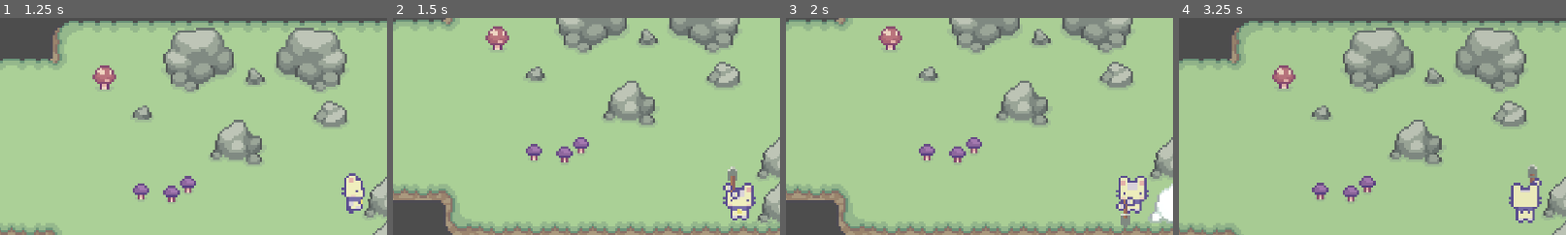
Above: before the commit, frames 1-4 (left to right).
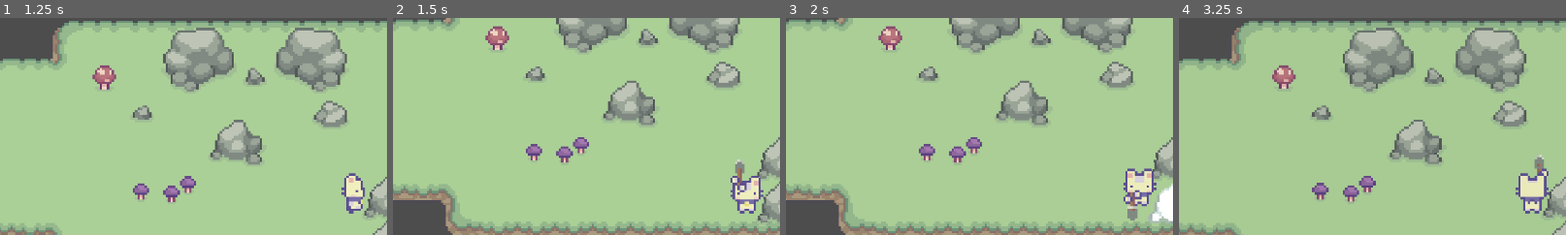
Above: after the commit, the same moments.

Repository: AntGa/GWJ71AntGa
Game: Godot game, scene res://scenes/global/World.tscn
Same seed, same stepped clock (60 frames per second), same inputs: the game is played once before the commit and once after it.
Inputs (mouse positions are % of the whole screen's width and height, from its top left):
- Up to frame 1 (1.25 s): tap Enter at 0.5 s; move the mouse to (72, 45) at 0.52 s; hold D (ui_right) from 0.53 s (still down); tap E (interact) at 0.6 s; click (72, 45) at 0.67 s
- Up to frame 2 (1.5 s): move the mouse to (30, 55) at 1.27 s; release D (ui_right) at 1.28 s; hold S (ui_down) from 1.28 s (still down); tap Space (mine) at 1.35 s
- Up to frame 3 (2 s): keep holding S (ui_down)
- Up to frame 4 (3.25 s): move the mouse to (60, 28) at 2.02 s; release S (ui_down) at 2.03 s; hold D (ui_right) 2.03-2.78 s; tap E (interact) at 2.1 s; move the mouse to (45, 70) at 2.77 s; hold W (ui_up) from 2.78 s (still down); tap Space (mine) at 2.85 s; click (45, 70) at 2.92 s
The pictures show only the part of the screen within x 4-54%, y 9-59%; the shares and areas given below are measured in that part.

Frame 1 is identical in both runs. In frame 2, 1.7% of the frame differs, in the area x 85-96%, y 65-94%; in frame 3, 1.7%; in frame 4, 1.7%, in the area x 85-96%, y 62-95%.

Commit message:
Reimport sprites

Diff:
--- a/scenes/objects/Player.tscn
+++ b/scenes/objects/Player.tscn
@@ -138,133 +138,133 @@
 atlas = ExtResource("2_efehx")
 region = Rect2(352, 63, 16, 18)
 
-[sub_resource type="AtlasTexture" id="AtlasTexture_x7cru"]
-atlas = ExtResource("2_efehx")
-region = Rect2(15, 582, 24, 30)
-
-[sub_resource type="AtlasTexture" id="AtlasTexture_h2swa"]
-atlas = ExtResource("2_efehx")
-region = Rect2(63, 582, 24, 30)
-
-[sub_resource type="AtlasTexture" id="AtlasTexture_cwqoe"]
-atlas = ExtResource("2_efehx")
-region = Rect2(111, 582, 24, 30)
-
-[sub_resource type="AtlasTexture" id="AtlasTexture_cy7yu"]
-atlas = ExtResource("2_efehx")
-region = Rect2(159, 582, 24, 30)
-
-[sub_resource type="AtlasTexture" id="AtlasTexture_sy2sf"]
-atlas = ExtResource("2_efehx")
-region = Rect2(207, 582, 24, 30)
-
-[sub_resource type="AtlasTexture" id="AtlasTexture_8h7cr"]
-atlas = ExtResource("2_efehx")
-region = Rect2(255, 582, 24, 30)
-
-[sub_resource type="AtlasTexture" id="AtlasTexture_xf6sd"]
-atlas = ExtResource("2_efehx")
-region = Rect2(303, 582, 24, 30)
-
-[sub_resource type="AtlasTexture" id="AtlasTexture_gnvgn"]
-atlas = ExtResource("2_efehx")
-region = Rect2(351, 582, 24, 30)
-
-[sub_resource type="AtlasTexture" id="AtlasTexture_kw4eh"]
-atlas = ExtResource("2_efehx")
-region = Rect2(10, 727, 24, 26)
-
-[sub_resource type="AtlasTexture" id="AtlasTexture_5cl6q"]
-atlas = ExtResource("2_efehx")
-region = Rect2(58, 727, 24, 26)
-
-[sub_resource type="AtlasTexture" id="AtlasTexture_st4uj"]
-atlas = ExtResource("2_efehx")
-region = Rect2(106, 727, 24, 26)
-
-[sub_resource type="AtlasTexture" id="AtlasTexture_fvk3n"]
-atlas = ExtResource("2_efehx")
-region = Rect2(154, 727, 24, 26)
-
-[sub_resource type="AtlasTexture" id="AtlasTexture_jjmi2"]
-atlas = ExtResource("2_efehx")
-region = Rect2(202, 727, 24, 26)
-
-[sub_resource type="AtlasTexture" id="AtlasTexture_k4u33"]
-atlas = ExtResource("2_efehx")
-region = Rect2(250, 727, 24, 26)
-
-[sub_resource type="AtlasTexture" id="AtlasTexture_hn0f4"]
-atlas = ExtResource("2_efehx")
-region = Rect2(298, 727, 24, 26)
-
-[sub_resource type="AtlasTexture" id="AtlasTexture_tk11k"]
-atlas = ExtResource("2_efehx")
-region = Rect2(346, 727, 24, 26)
-
-[sub_resource type="AtlasTexture" id="AtlasTexture_vueou"]
-atlas = ExtResource("2_efehx")
-region = Rect2(15, 677, 24, 28)
-
-[sub_resource type="AtlasTexture" id="AtlasTexture_c45w0"]
-atlas = ExtResource("2_efehx")
-region = Rect2(63, 677, 24, 28)
-
-[sub_resource type="AtlasTexture" id="AtlasTexture_v6jru"]
-atlas = ExtResource("2_efehx")
-region = Rect2(111, 677, 24, 28)
-
-[sub_resource type="AtlasTexture" id="AtlasTexture_gdi77"]
-atlas = ExtResource("2_efehx")
-region = Rect2(159, 677, 24, 28)
-
-[sub_resource type="AtlasTexture" id="AtlasTexture_byjse"]
-atlas = ExtResource("2_efehx")
-region = Rect2(207, 677, 24, 28)
-
-[sub_resource type="AtlasTexture" id="AtlasTexture_opxix"]
-atlas = ExtResource("2_efehx")
-region = Rect2(255, 677, 24, 28)
-
-[sub_resource type="AtlasTexture" id="AtlasTexture_3mhph"]
-atlas = ExtResource("2_efehx")
-region = Rect2(303, 677, 24, 28)
-
-[sub_resource type="AtlasTexture" id="AtlasTexture_d03iu"]
-atlas = ExtResource("2_efehx")
-region = Rect2(351, 677, 24, 28)
-
-[sub_resource type="AtlasTexture" id="AtlasTexture_2mget"]
-atlas = ExtResource("2_efehx")
-region = Rect2(15, 630, 24, 28)
-
-[sub_resource type="AtlasTexture" id="AtlasTexture_q340t"]
-atlas = ExtResource("2_efehx")
-region = Rect2(63, 630, 24, 28)
-
-[sub_resource type="AtlasTexture" id="AtlasTexture_8h26f"]
-atlas = ExtResource("2_efehx")
-region = Rect2(111, 630, 24, 28)
-
-[sub_resource type="AtlasTexture" id="AtlasTexture_dyt0p"]
-atlas = ExtResource("2_efehx")
-region = Rect2(159, 630, 24, 28)
-
-[sub_resource type="AtlasTexture" id="AtlasTexture_rxqfe"]
-atlas = ExtResource("2_efehx")
-region = Rect2(207, 630, 24, 28)
-
-[sub_resource type="AtlasTexture" id="AtlasTexture_6v10d"]
-atlas = ExtResource("2_efehx")
-region = Rect2(255, 630, 24, 28)
-
-[sub_resource type="AtlasTexture" id="AtlasTexture_s5slk"]
-atlas = ExtResource("2_efehx")
-region = Rect2(303, 630, 24, 28)
-
-[sub_resource type="AtlasTexture" id="AtlasTexture_7bmq2"]
-atlas = ExtResource("2_efehx")
-region = Rect2(351, 630, 24, 28)
+[sub_resource type="AtlasTexture" id="AtlasTexture_aculo"]
+atlas = ExtResource("2_efehx")
+region = Rect2(0, 576, 48, 48)
+
+[sub_resource type="AtlasTexture" id="AtlasTexture_y47l8"]
+atlas = ExtResource("2_efehx")
+region = Rect2(48, 576, 48, 48)
+
+[sub_resource type="AtlasTexture" id="AtlasTexture_2dtay"]
+atlas = ExtResource("2_efehx")
+region = Rect2(96, 576, 48, 48)
+
+[sub_resource type="AtlasTexture" id="AtlasTexture_irlqw"]
+atlas = ExtResource("2_efehx")
+region = Rect2(144, 576, 48, 48)
+
+[sub_resource type="AtlasTexture" id="AtlasTexture_hlopj"]
+atlas = ExtResource("2_efehx")
+region = Rect2(192, 576, 48, 48)
+
+[sub_resource type="AtlasTexture" id="AtlasTexture_lpeau"]
+atlas = ExtResource("2_efehx")
+region = Rect2(240, 576, 48, 48)
+
+[sub_resource type="AtlasTexture" id="AtlasTexture_n8k40"]
+atlas = ExtResource("2_efehx")
+region = Rect2(288, 576, 48, 48)
+
+[sub_resource type="AtlasTexture" id="AtlasTexture_ivuhj"]
+atlas = ExtResource("2_efehx")
+region = Rect2(336, 576, 48, 48)
+
+[sub_resource type="AtlasTexture" id="AtlasTexture_v24qv"]
+atlas = ExtResource("2_efehx")
+region = Rect2(0, 720, 48, 48)
+
+[sub_resource type="AtlasTexture" id="AtlasTexture_qoi4f"]
+atlas = ExtResource("2_efehx")
+region = Rect2(48, 720, 48, 48)
+
+[sub_resource type="AtlasTexture" id="AtlasTexture_v4obg"]
+atlas = ExtResource("2_efehx")
+region = Rect2(96, 720, 48, 48)
+
+[sub_resource type="AtlasTexture" id="AtlasTexture_b1l7k"]
+atlas = ExtResource("2_efehx")
+region = Rect2(144, 720, 48, 48)
+
+[sub_resource type="AtlasTexture" id="AtlasTexture_d1wka"]
+atlas = ExtResource("2_efehx")
+region = Rect2(192, 720, 48, 48)
+
+[sub_resource type="AtlasTexture" id="AtlasTexture_e33y4"]
+atlas = ExtResource("2_efehx")
+region = Rect2(240, 720, 48, 48)
+
+[sub_resource type="AtlasTexture" id="AtlasTexture_vhl6g"]
+atlas = ExtResource("2_efehx")
+region = Rect2(288, 720, 48, 48)
+
+[sub_resource type="AtlasTexture" id="AtlasTexture_atuko"]
+atlas = ExtResource("2_efehx")
+region = Rect2(336, 720, 48, 48)
+
+[sub_resource type="AtlasTexture" id="AtlasTexture_2eo5o"]
+atlas = ExtResource("2_efehx")
+region = Rect2(0, 672, 48, 48)
+
+[sub_resource type="AtlasTexture" id="AtlasTexture_a5jdb"]
+atlas = ExtResource("2_efehx")
+region = Rect2(48, 672, 48, 48)
+
+[sub_resource type="AtlasTexture" id="AtlasTexture_kmani"]
+atlas = ExtResource("2_efehx")
+region = Rect2(96, 672, 48, 48)
+
+[sub_resource type="AtlasTexture" id="AtlasTexture_uc8pp"]
+atlas = ExtResource("2_efehx")
+region = Rect2(144, 672, 48, 48)
+
+[sub_resource type="AtlasTexture" id="AtlasTexture_rq7xo"]
+atlas = ExtResource("2_efehx")
+region = Rect2(192, 672, 48, 48)
+
+[sub_resource type="AtlasTexture" id="AtlasTexture_sumsf"]
+atlas = ExtResource("2_efehx")
+region = Rect2(240, 672, 48, 48)
+
+[sub_resource type="AtlasTexture" id="AtlasTexture_xqk48"]
+atlas = ExtResource("2_efehx")
+region = Rect2(288, 672, 48, 48)
+
+[sub_resource type="AtlasTexture" id="AtlasTexture_0dcju"]
+atlas = ExtResource("2_efehx")
+region = Rect2(336, 672, 48, 48)
+
+[sub_resource type="AtlasTexture" id="AtlasTexture_pfrn5"]
+atlas = ExtResource("2_efehx")
+region = Rect2(0, 624, 48, 48)
+
+[sub_resource type="AtlasTexture" id="AtlasTexture_amncd"]
+atlas = ExtResource("2_efehx")
+region = Rect2(48, 624, 48, 48)
+
+[sub_resource type="AtlasTexture" id="AtlasTexture_7gl61"]
+atlas = ExtResource("2_efehx")
+region = Rect2(96, 624, 48, 48)
+
+[sub_resource type="AtlasTexture" id="AtlasTexture_rhufa"]
+atlas = ExtResource("2_efehx")
+region = Rect2(144, 624, 48, 48)
+
+[sub_resource type="AtlasTexture" id="AtlasTexture_ttrsq"]
+atlas = ExtResource("2_efehx")
+region = Rect2(192, 624, 48, 48)
+
+[sub_resource type="AtlasTexture" id="AtlasTexture_t1wxc"]
+atlas = ExtResource("2_efehx")
+region = Rect2(240, 624, 48, 48)
+
+[sub_resource type="AtlasTexture" id="AtlasTexture_1usdh"]
+atlas = ExtResource("2_efehx")
+region = Rect2(288, 624, 48, 48)
+
+[sub_resource type="AtlasTexture" id="AtlasTexture_kct3c"]
+atlas = ExtResource("2_efehx")
+region = Rect2(336, 624, 48, 48)
 
 [sub_resource type="AtlasTexture" id="AtlasTexture_jiq7a"]
 atlas = ExtResource("2_efehx")
@@ -514,28 +514,28 @@
 }, {
 "frames": [{
 "duration": 1.0,
-"texture": SubResource("AtlasTexture_x7cru")
-}, {
-"duration": 1.0,
-"texture": SubResource("AtlasTexture_h2swa")
-}, {
-"duration": 1.0,
-"texture": SubResource("AtlasTexture_cwqoe")
-}, {
-"duration": 1.0,
-"texture": SubResource("AtlasTexture_cy7yu")
-}, {
-"duration": 1.0,
-"texture": SubResource("AtlasTexture_sy2sf")
-}, {
-"duration": 1.0,
-"texture": SubResource("AtlasTexture_8h7cr")
-}, {
-"duration": 1.0,
-"texture": SubResource("AtlasTexture_xf6sd")
-}, {
-"duration": 1.0,
-"texture": SubResource("AtlasTexture_gnvgn")
+"texture": SubResource("AtlasTexture_aculo")
+}, {
+"duration": 1.0,
+"texture": SubResource("AtlasTexture_y47l8")
+}, {
+"duration": 1.0,
+"texture": SubResource("AtlasTexture_2dtay")
+}, {
+"duration": 1.0,
+"texture": SubResource("AtlasTexture_irlqw")
+}, {
+"duration": 1.0,
+"texture": SubResource("AtlasTexture_hlopj")
+}, {
+"duration": 1.0,
+"texture": SubResource("AtlasTexture_lpeau")
+}, {
+"duration": 1.0,
+"texture": SubResource("AtlasTexture_n8k40")
+}, {
+"duration": 1.0,
+"texture": SubResource("AtlasTexture_ivuhj")
 }],
 "loop": false,
 "name": &"PlayerMineDown",
@@ -543,28 +543,28 @@
 }, {
 "frames": [{
 "duration": 1.0,
-"texture": SubResource("AtlasTexture_kw4eh")
-}, {
-"duration": 1.0,
-"texture": SubResource("AtlasTexture_5cl6q")
-}, {
-"duration": 1.0,
-"texture": SubResource("AtlasTexture_st4uj")
-}, {
-"duration": 1.0,
-"texture": SubResource("AtlasTexture_fvk3n")
-}, {
-"duration": 1.0,
-"texture": SubResource("AtlasTexture_jjmi2")
-}, {
-"duration": 1.0,
-"texture": SubResource("AtlasTexture_k4u33")
-}, {
-"duration": 1.0,
-"texture": SubResource("AtlasTexture_hn0f4")
-}, {
-"duration": 1.0,
-"texture": SubResource("AtlasTexture_tk11k")
+"texture": SubResource("AtlasTexture_v24qv")
+}, {
+"duration": 1.0,
+"texture": SubResource("AtlasTexture_qoi4f")
+}, {
+"duration": 1.0,
+"texture": SubResource("AtlasTexture_v4obg")
+}, {
+"duration": 1.0,
+"texture": SubResource("AtlasTexture_b1l7k")
+}, {
+"duration": 1.0,
+"texture": SubResource("AtlasTexture_d1wka")
+}, {
+"duration": 1.0,
+"texture": SubResource("AtlasTexture_e33y4")
+}, {
+"duration": 1.0,
+"texture": SubResource("AtlasTexture_vhl6g")
+}, {
+"duration": 1.0,
+"texture": SubResource("AtlasTexture_atuko")
 }],
 "loop": false,
 "name": &"PlayerMineLeft",
@@ -572,28 +572,28 @@
 }, {
 "frames": [{
 "duration": 1.0,
-"texture": SubResource("AtlasTexture_vueou")
-}, {
-"duration": 1.0,
-"texture": SubResource("AtlasTexture_c45w0")
-}, {
-"duration": 1.0,
-"texture": SubResource("AtlasTexture_v6jru")
-}, {
-"duration": 1.0,
-"texture": SubResource("AtlasTexture_gdi77")
-}, {
-"duration": 1.0,
-"texture": SubResource("AtlasTexture_byjse")
-}, {
-"duration": 1.0,
-"texture": SubResource("AtlasTexture_opxix")
-}, {
-"duration": 1.0,
-"texture": SubResource("AtlasTexture_3mhph")
-}, {
-"duration": 1.0,
-"texture": SubResource("AtlasTexture_d03iu")
+"texture": SubResource("AtlasTexture_2eo5o")
+}, {
+"duration": 1.0,
+"texture": SubResource("AtlasTexture_a5jdb")
+}, {
+"duration": 1.0,
+"texture": SubResource("AtlasTexture_kmani")
+}, {
+"duration": 1.0,
+"texture": SubResource("AtlasTexture_uc8pp")
+}, {
+"duration": 1.0,
+"texture": SubResource("AtlasTexture_rq7xo")
+}, {
+"duration": 1.0,
+"texture": SubResource("AtlasTexture_sumsf")
+}, {
+"duration": 1.0,
+"texture": SubResource("AtlasTexture_xqk48")
+}, {
+"duration": 1.0,
+"texture": SubResource("AtlasTexture_0dcju")
 }],
 "loop": false,
 "name": &"PlayerMineRight",
@@ -601,28 +601,28 @@
 }, {
 "frames": [{
 "duration": 1.0,
-"texture": SubResource("AtlasTexture_2mget")
-}, {
-"duration": 1.0,
-"texture": SubResource("AtlasTexture_q340t")
-}, {
-"duration": 1.0,
-"texture": SubResource("AtlasTexture_8h26f")
-}, {
-"duration": 1.0,
-"texture": SubResource("AtlasTexture_dyt0p")
-}, {
-"duration": 1.0,
-"texture": SubResource("AtlasTexture_rxqfe")
-}, {
-"duration": 1.0,
-"texture": SubResource("AtlasTexture_6v10d")
-}, {
-"duration": 1.0,
-"texture": SubResource("AtlasTexture_s5slk")
-}, {
-"duration": 1.0,
-"texture": SubResource("AtlasTexture_7bmq2")
+"texture": SubResource("AtlasTexture_pfrn5")
+}, {
+"duration": 1.0,
+"texture": SubResource("AtlasTexture_amncd")
+}, {
+"duration": 1.0,
+"texture": SubResource("AtlasTexture_7gl61")
+}, {
+"duration": 1.0,
+"texture": SubResource("AtlasTexture_rhufa")
+}, {
+"duration": 1.0,
+"texture": SubResource("AtlasTexture_ttrsq")
+}, {
+"duration": 1.0,
+"texture": SubResource("AtlasTexture_t1wxc")
+}, {
+"duration": 1.0,
+"texture": SubResource("AtlasTexture_1usdh")
+}, {
+"duration": 1.0,
+"texture": SubResource("AtlasTexture_kct3c")
 }],
 "loop": false,
 "name": &"PlayerMineUp",
@@ -756,8 +756,7 @@
 
 [node name="AnimatedSprite2D" type="AnimatedSprite2D" parent="."]
 sprite_frames = SubResource("SpriteFrames_l1pcw")
-animation = &"PlayerWalkLeft"
-frame_progress = 0.888808
+animation = &"PlayerIdleLeft"
 
 [node name="PMovementComponent" type="Node" parent="."]
 script = ExtResource("1_a2d7p")
